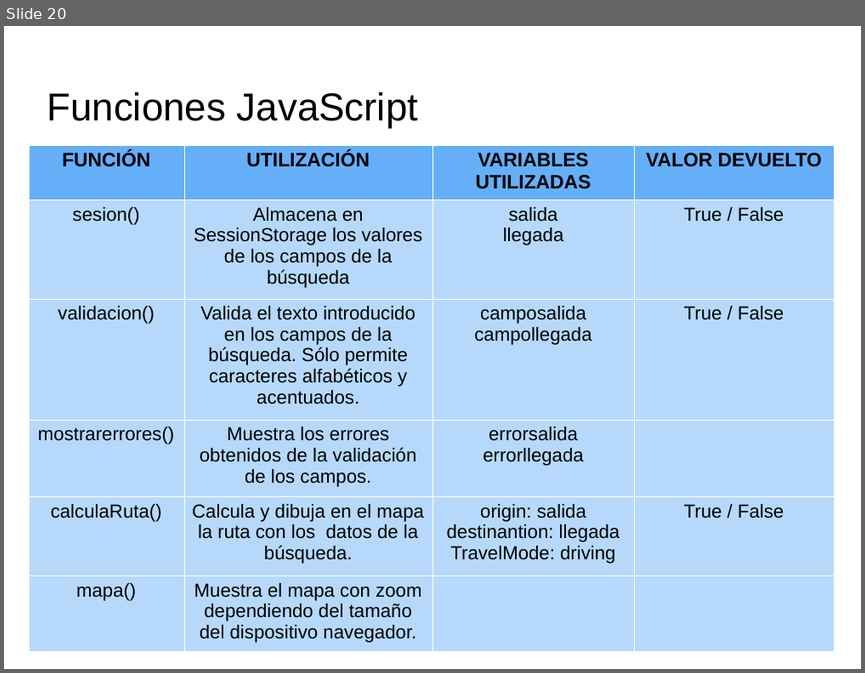
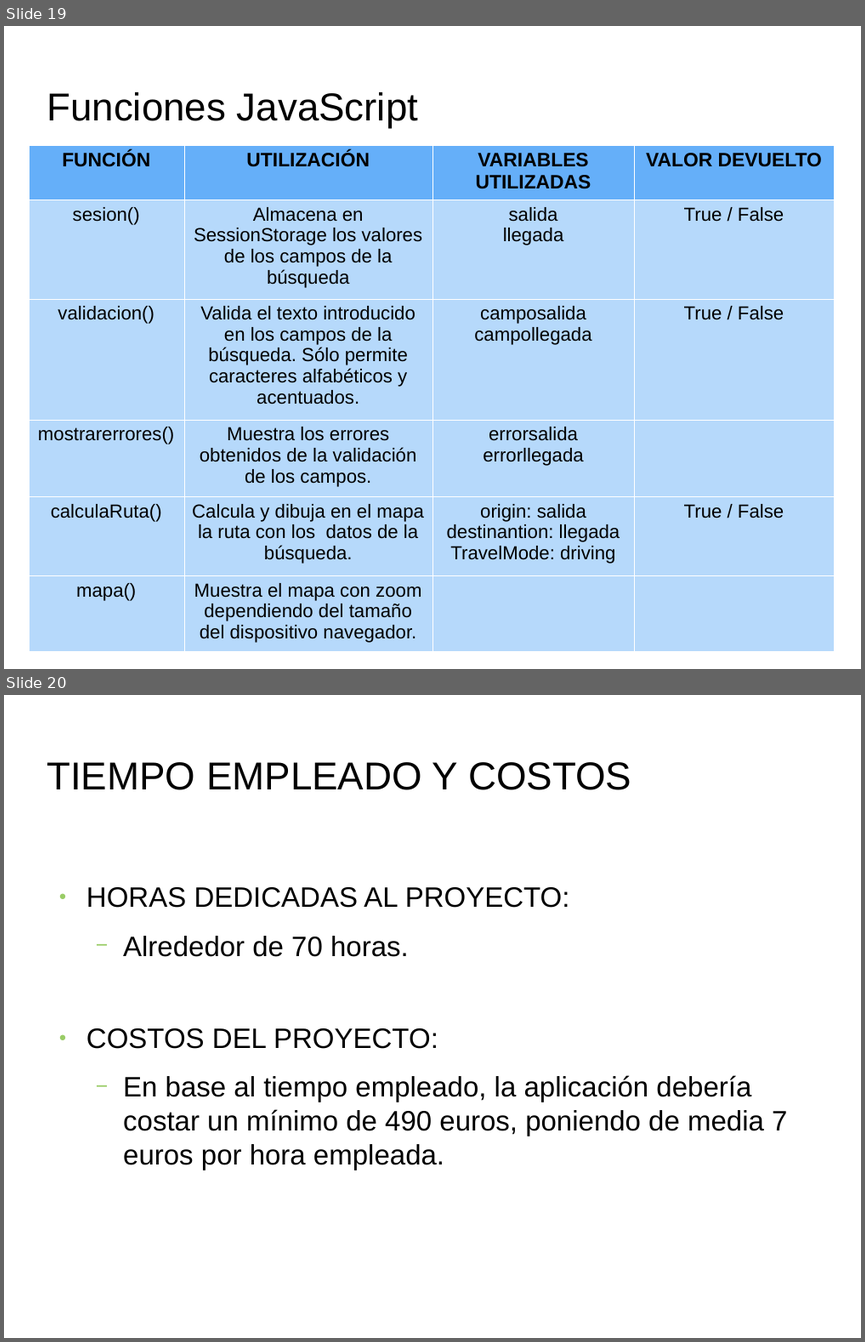
Before and after one commit to PatriiML11/ProyectoWeb, a slide deck: doc/Documentos/Presentacion2.odp. Shown one above the other, each under a label of ours: slide 20 before the commit, slides 19 and 20 after it. The pictures are 865x673 and 865x1342 pixels, drawn with LibreOffice and Linux fonts; fonts in the diff are those of the drawing; background and template pictures are left out. Boxes give left, top, right and bottom in pixels: in the first picture for what was removed or moved away, otherwise in the second. Text is boxed around its words. In the diff, an @@ line names an element or a change of style, - is before the commit and + after.

Commit message:
ProyectoWeb-VersionFinal

```diff
--- a/doc/Documentos/Presentacion2.odp
+++ b/doc/Documentos/Presentacion2.odp
@@ slide 20 added at (4,695,861,1338), background picture (left out) @@
@@ title added at (46,762,631,790), 36 pt, text #000000 @@
+TIEMPO EMPLEADO Y COSTOS
@@ text added at (86,887,787,1169), 26 pt, text #000000 @@
+● HORAS DEDICADAS AL PROYECTO:
+  − Alrededor de 70 horas.
+● COSTOS DEL PROYECTO:
+  − En base al tiempo empleado, la aplicación debería costar un mínimo de 490 euros, poniendo de media 7 euros por hora empleada.
@@ what was slide 20 is now slide 19 @@
```
Also in this commit, not shown: 6 slides changed, 1 other slide added, 4 slides removed, 16 other files.
